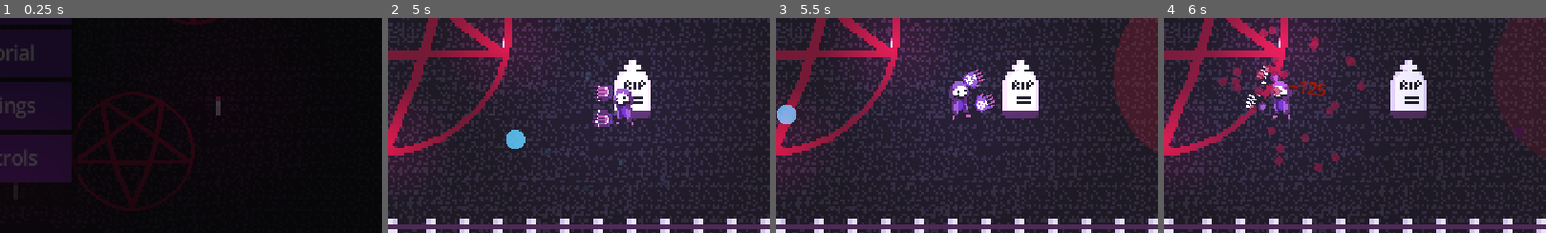
Above: before the commit, frames 1-4 (left to right).
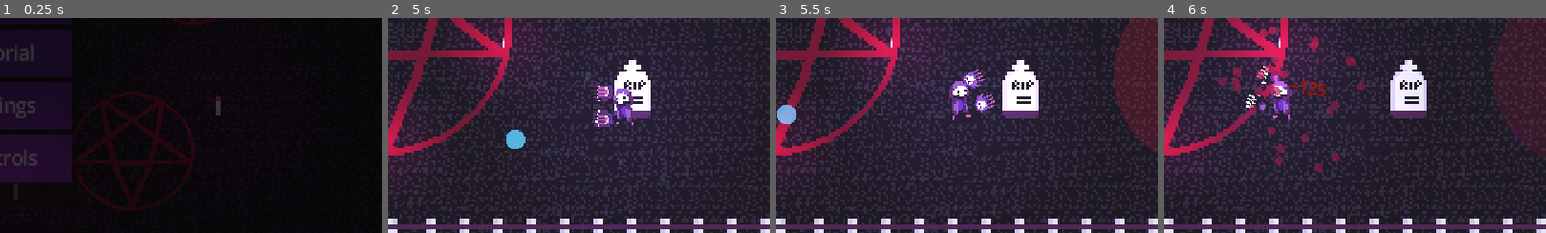
Above: after the commit, the same moments.

Repository: Diego-G-Sanchez/necro-bullet-hell
Game: Godot game, scene res://ui/start_screen.tscn
Same seed, same stepped clock (60 frames per second), same inputs: the game is played once before the commit and once after it.
Inputs (mouse positions are % of the whole screen's width and height, from its top left):
- Up to frame 1 (0.25 s): no input
- Up to frame 2 (5 s): click "Play" at 0.5 s; click "Play" at 1.25 s; tap Enter at 2 s; move the mouse to (72, 45) at 2.02 s; press the mouse at (72, 45) at 2.03 s; hold D (move_right) 2.03-2.78 s; move the mouse to (30, 55) at 2.77 s; release the mouse at (30, 55) at 2.78 s; hold S (move_down) 2.78-3.53 s; click (30, 55) at 2.85 s; move the mouse to (60, 28) at 3.52 s; hold D (move_right) 3.53-4.28 s; hold Right mouse button (action2) 3.53-4.28 s; click (60, 28) at 3.8 s; move the mouse to (45, 70) at 4.27 s; hold W (move_up) from 4.28 s (still down); tap 3 (go_mage) at 4.35 s; click (45, 70) at 4.55 s
- Up to frame 3 (5.5 s): move the mouse to (80, 65) at 5.02 s; release W (move_up) at 5.03 s; press the mouse at (80, 65) at 5.03 s; hold A (move_left) from 5.03 s (still down); tap 2 (go_sharp) at 5.1 s
- Up to frame 4 (6 s): keep holding A (move_left); move the mouse to (20, 35) at 5.77 s; release the mouse at (20, 35) at 5.78 s; tap 1 (go_wolf) at 5.85 s
The pictures show only the part of the screen within x 50-100%, y 50-100%; the shares and areas given below are measured in that part.

Frames 1-2 are identical in both runs. In frame 3, 0.1% of the frame differs, in the area x 50-56%, y 24-43%; in frame 4, nothing differs.

Commit message:
charge shot noise

Diff:
--- a/scenes/hand_rig.gd
+++ b/scenes/hand_rig.gd
@@ -19,14 +19,20 @@
 
 const WOLF_SLASH_SFX := preload("res://sounds/sfx/wolfattack.wav")
 const WOLF_PARRY_SFX := preload("res://sounds/sfx/parry2.wav")
-const GUN_READY_SFX := preload("res://sounds/sfx/gunReady.wav")
 const SHOOT_SFX := preload("res://sounds/sfx/shootGun0.wav")
 const SHOOT_CHARGED_SFX := preload("res://sounds/sfx/shootGun.wav")
+## Hums for the whole charge-up; length matches sharp_charge_time.
+const CHARGE_SHOT_SFX := preload("res://sounds/sfx/charge_shot.wav")
+## Plays the instant the charge hits sharp_charge_time.
+const CHARGED_SHOT_READY_SFX := preload("res://sounds/sfx/charged_shot_ready.wav")
 
 ## Hold action1 in Shooter form for sharp_charge_time to fire a charged shot on release.
 var is_charging_shot := false
 var charge_time := 0.0
 var _charge_ready_sfx_played := false
+## The looping charge-up hum, so it can be cut off early instead of always playing
+## out its full length (e.g. on a quick tap that never reaches a full charge).
+var _charge_sfx_player: AudioStreamPlayer2D
 
 
 func _process(delta: float) -> void:
@@ -118,22 +124,24 @@
 	charge_time += delta
 	var charge_needed := player.sm.config.sharp_charge_time
 
-	if Input.is_action_just_released("action1"):
+	if not Input.is_action_pressed("action1"):
 		is_charging_shot = false
 		_fire_shot(charge_time >= charge_needed)
 	elif charge_time >= charge_needed and not _charge_ready_sfx_played:
 		_charge_ready_sfx_played = true
-		Sfx.play(GUN_READY_SFX, global_position)
+		Sfx.play(CHARGED_SHOT_READY_SFX, global_position)
 		$AnimationPlayer.play("sharp_charge_ready")
 
 func _start_charging_shot() -> void:
 	is_charging_shot = true
 	charge_time = 0.0
 	_charge_ready_sfx_played = false
+	_charge_sfx_player = Sfx.play(CHARGE_SHOT_SFX, global_position)
 	$AnimationPlayer.play("sharp_charge")
 
 ## Fires exactly one bullet, small or charged depending on how long action1 was held.
 func _fire_shot(charged: bool) -> void:
+	_stop_charge_sfx()
 	$AnimationPlayer.play("sharp_shoot")
 	shoot_sharp(charged)
 	if charged:
@@ -144,9 +152,18 @@
 		player.sm.change_score(-player.sm.config.shot_cost, global_position)
 	player.sharp_shoot_cd = player.sm.config.sharp_shoot_cd
 
+## The charge-up hum keeps playing on its own timer otherwise; cut it off the
+## moment charging actually ends instead of letting it always run its full length.
+func _stop_charge_sfx() -> void:
+	if is_instance_valid(_charge_sfx_player):
+		_charge_sfx_player.stop()
+		_charge_sfx_player.queue_free()
+	_charge_sfx_player = null
+
 func _cancel_charge() -> void:
 	if is_charging_shot:
 		is_charging_shot = false
+		_stop_charge_sfx()
 		$AnimationPlayer.stop()
 
 func shoot_sharp(charged: bool) -> void:
--- a/scripts/player.gd
+++ b/scripts/player.gd
@@ -69,7 +69,6 @@
 var mage_fireball_cd: float = 0.0
 
 const PARRY_READY_SFX := preload("res://sounds/sfx/parryReady.wav")
-const GUN_READY_SFX := preload("res://sounds/sfx/gunReady.wav")
 const FIREBALL_READY_SFX := preload("res://sounds/sfx/fireballReady.wav")
 
 
@@ -174,7 +173,7 @@
 func decrement_cooldowns(delta: float) -> void:
 	wolf_parry_cd = _tick_cd(wolf_parry_cd, delta, PARRY_READY_SFX)
 	wolf_claw_cd = maxf(wolf_claw_cd - delta, 0.0)
-	sharp_shoot_cd = _tick_cd(sharp_shoot_cd, delta, GUN_READY_SFX)
+	sharp_shoot_cd = maxf(sharp_shoot_cd - delta, 0.0)
 	sharp_dash_cd = maxf(sharp_dash_cd - delta, 0.0)
 	mage_frost_cd = maxf(mage_frost_cd - delta, 0.0)
 	mage_fireball_cd = _tick_cd(mage_fireball_cd, delta, FIREBALL_READY_SFX)
--- a/sfx.gd
+++ b/sfx.gd
@@ -4,9 +4,11 @@
 ## Usage: Sfx.play(preload("res://sounds/sfx/whatever.wav"), global_position)
 ## Optional fade_out (seconds): if > 0, volume fades to silence over that duration.
 
-func play(stream: AudioStream, sound_position: Vector2 = Vector2.ZERO, volume_db: float = 0.0, fade_out: float = 0.0) -> void:
+## Returns the AudioStreamPlayer2D it spawned, in case the caller wants to hold
+## onto it and stop it early (e.g. a charge-up loop that needs to cut off).
+func play(stream: AudioStream, sound_position: Vector2 = Vector2.ZERO, volume_db: float = 0.0, fade_out: float = 0.0) -> AudioStreamPlayer2D:
 	if stream == null:
-		return
+		return null
 	var player := AudioStreamPlayer2D.new()
 	player.stream = stream
 	player.bus = "SFX"
@@ -20,3 +22,4 @@
 		var tween := player.create_tween()
 		tween.tween_property(player, "volume_db", -80.0, fade_out)
 		tween.tween_callback(player.queue_free)
+	return player
Binary file changed: assets/hand_l_sharp.png
Binary file changed: assets/hand_r_sharp.png
Not shown, added: sounds/sfx/charge_shot.wav
Not shown, added: sounds/sfx/charged_shot_ready.wav
